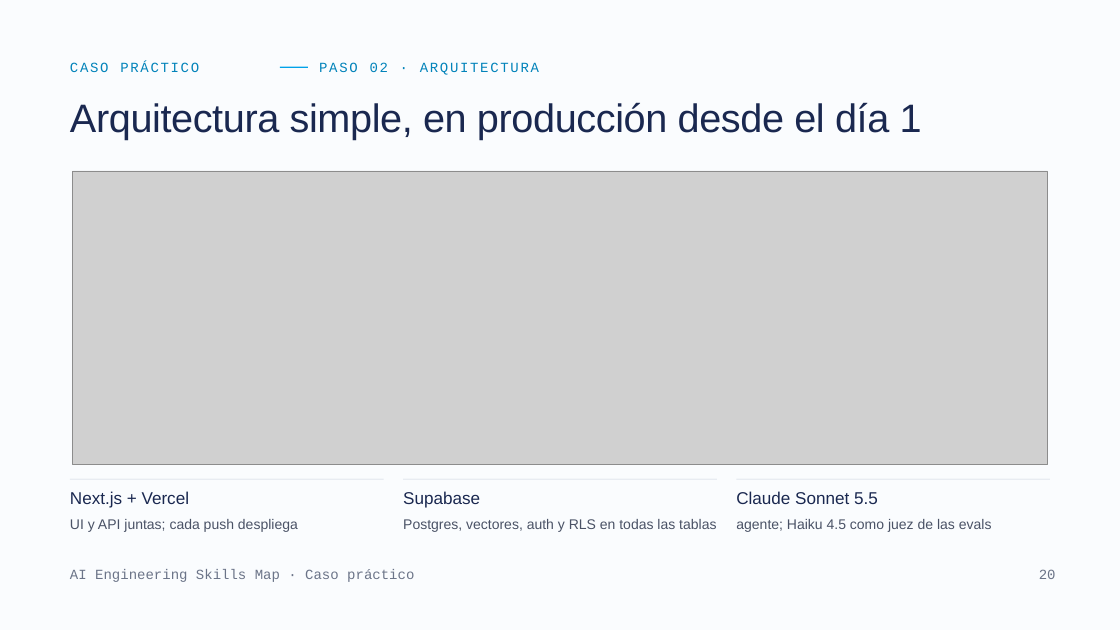
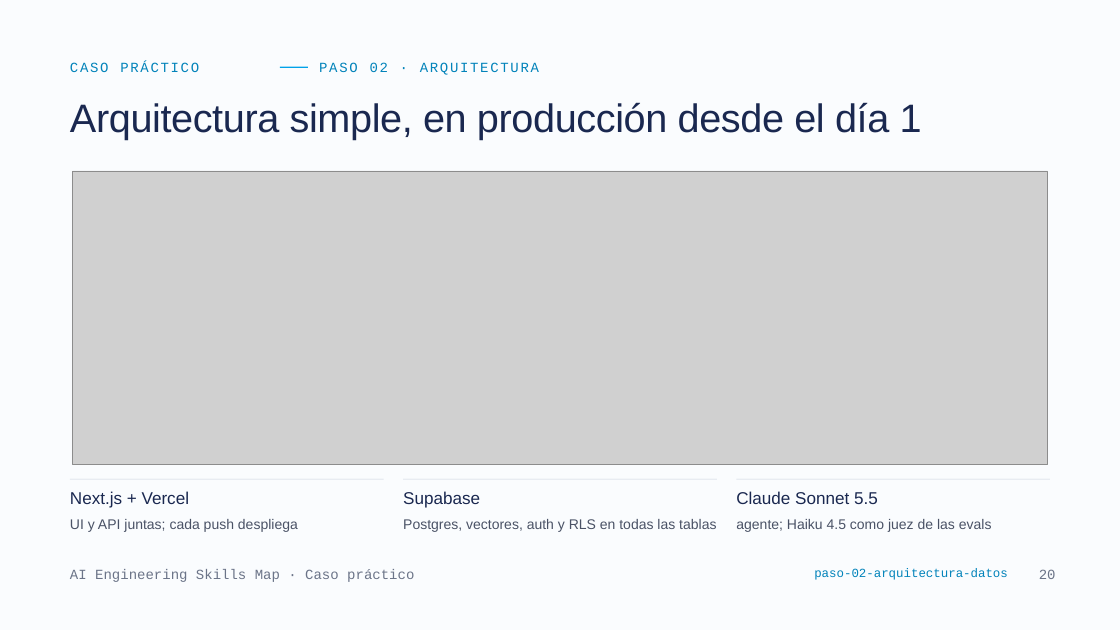
Before and after one commit to FutureTales/ai-engineering-demo, a slide deck: slide 20 of presentacion/AI_Engineering_Skills_Caso_Practico.pptx. Drawn at 1120x630 pixels with LibreOffice and Linux fonts; fonts in the diff are those of the drawing; grey boxes stand for pictures. Boxes give left, top, right and bottom in pixels: in the first picture for what was removed or moved away, otherwise in the second. Text is boxed around its words. In the diff, an @@ line names an element or a change of style, - is before the commit and + after.

```diff
--- a/presentacion/AI_Engineering_Skills_Caso_Practico.pptx
+++ b/presentacion/AI_Engineering_Skills_Caso_Practico.pptx
@@ text added at (814,568,1008,580), 16 pt, text #0283BA @@
+paso-02-arquitectura-datos
```
Also in this commit, not shown: 8 other slides changed, 17 other files.
